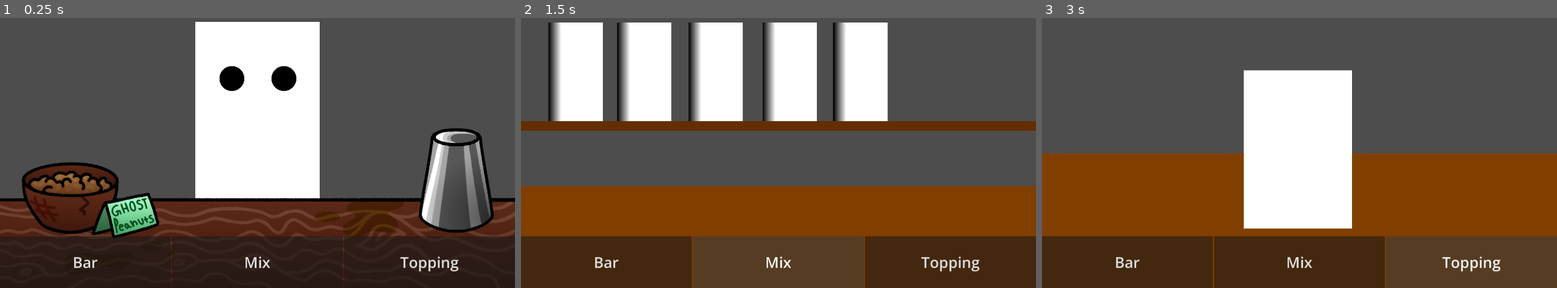
Above: before the commit, frames 1-3 (left to right).
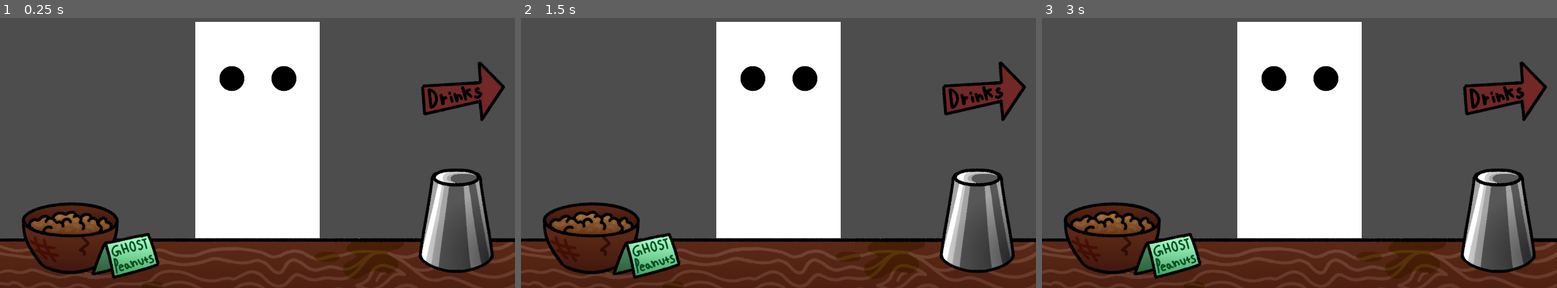
Above: after the commit, the same moments.

Repository: ChoppingChungy/spirit-game
Game: Godot game, scene res://src/scenes/main_game.tscn
The game is run twice, just before and just after one commit, with the same random seed, the same clock (stepped at 60 frames per second) and the same inputs.
Inputs (mouse positions are in pixels of both pictures, inside the frame that each line leads up to):
- Up to frame 1 (0.25 s): no input
- Up to frame 2 (1.5 s): click (608, 261) at 0.5 s, where only the run before the commit has a clickable "Bar"; click (778, 261) at 1.25 s, where only the run before the commit has a clickable "Mix"
- Up to frame 3 (3 s): click (1098, 72) at 2.02 s; click (1469, 261) at 2.75 s, where only the run before the commit has a clickable "Topping"

The runs differ from the first frame. In frame 1, 37% of the frame differs, in the area x 0-100%, y 16-100%; in frame 2, 55%, in the area x 0-100%, y 1-100%; in frame 3, 42%.

Commit message:
Updated scene switcher

Diff:
--- a/src/scenes/bar.tscn
+++ b/src/scenes/bar.tscn
@@ -28,6 +28,7 @@
 [node name="Bar" type="Sprite2D" parent="." unique_id=1441951464]
 texture = ExtResource("1_d4wn3")
 centered = false
+offset = Vector2(0, 150)
 
 [node name="Eye" type="Sprite2D" parent="." unique_id=1595170375]
 position = Vector2(863, 298)
--- a/src/scenes/scene_switcher.tscn
+++ b/src/scenes/scene_switcher.tscn
@@ -1,6 +1,8 @@
 [gd_scene format=3 uid="uid://dakkx0t35t33l"]
 
 [ext_resource type="Script" uid="uid://dgev40cnr3qjs" path="res://src/scripts/scene_switcher.gd" id="1_jd2g2"]
+[ext_resource type="Texture2D" uid="uid://bhltcois26yc6" path="res://src/resources/images/Drinks_1.png" id="2_1dsul"]
+[ext_resource type="Texture2D" uid="uid://b0c8blklwbx54" path="res://src/resources/images/Drinks_2.png" id="3_kampj"]
 
 [node name="SceneSwitcher" type="Control" unique_id=1862007015]
 layout_mode = 3
@@ -11,34 +13,19 @@
 grow_vertical = 2
 script = ExtResource("1_jd2g2")
 
-[node name="HBoxContainer" type="HBoxContainer" parent="." unique_id=1618756261]
+[node name="Switcher" type="TextureButton" parent="." unique_id=255278187]
 layout_mode = 1
-anchors_preset = 12
-anchor_top = 1.0
+anchors_preset = 6
+anchor_left = 1.0
+anchor_top = 0.5
 anchor_right = 1.0
-anchor_bottom = 1.0
-offset_top = -193.0
-grow_horizontal = 2
-grow_vertical = 0
+anchor_bottom = 0.5
+offset_left = -400.0
+offset_top = -340.0
+offset_bottom = -40.0
+grow_horizontal = 0
+grow_vertical = 2
+texture_normal = ExtResource("2_1dsul")
+texture_hover = ExtResource("3_kampj")
 
-[node name="Bar" type="Button" parent="HBoxContainer" unique_id=1760109762]
-layout_mode = 2
-size_flags_horizontal = 3
-theme_override_font_sizes/font_size = 56
-text = "Bar"
-
-[node name="Mix" type="Button" parent="HBoxContainer" unique_id=173889926]
-layout_mode = 2
-size_flags_horizontal = 3
-theme_override_font_sizes/font_size = 56
-text = "Mix"
-
-[node name="Topping" type="Button" parent="HBoxContainer" unique_id=632495832]
-layout_mode = 2
-size_flags_horizontal = 3
-theme_override_font_sizes/font_size = 56
-text = "Topping"
-
-[connection signal="pressed" from="HBoxContainer/Bar" to="." method="_on_bar_pressed"]
-[connection signal="pressed" from="HBoxContainer/Mix" to="." method="_on_mix_pressed"]
-[connection signal="pressed" from="HBoxContainer/Topping" to="." method="_on_topping_pressed"]
+[connection signal="pressed" from="Switcher" to="." method="_on_switcher_pressed"]
--- a/src/scripts/main_game.gd
+++ b/src/scripts/main_game.gd
@@ -1,33 +1,57 @@
 extends Node
 
-@onready var world: Node2D = %World
 const BAR = preload("uid://bvkn4awiardov")
 const MIX = preload("uid://rswunmjp4n4w")
 const TOPPING = preload("uid://co61gy3pe3qm8")
 
+@onready var scene_switcher: SceneSwitcher = $GUI/SceneSwitcher
+@onready var world: Node2D = %World
+
 var current_scene: Node2D
+var current_scene_name: String
+
+enum Topping {
+	CHERRY,
+	BLOOD_ORANGE,
+}
+
+var current_drink: Dictionary = {
+	"base": [
+		"first",
+		"second",
+		"third",
+	],
+	"topping": "cherry",
+}
 
 func _ready() -> void:
-	switch_scene("bar")
+	current_scene = BAR.instantiate()
+	current_scene_name = "bar"
+	world.add_child(current_scene)
+	scene_switcher.set_pointing_to("drinks")
 
 
-func switch_scene(scene_name: String):
+func switch_scene():
 	var new_scene: Node2D
+	var new_scene_name: String
 
 	if current_scene:
 		current_scene.queue_free()
 
-	match scene_name:
+	match current_scene_name:
 		"bar":
+			new_scene = MIX.instantiate()
+			new_scene_name = "drinks"
+			scene_switcher.set_pointing_to("bar")
+		"drinks":
 			new_scene = BAR.instantiate()
-		"mix":
-			new_scene = MIX.instantiate()
-		"topping":
-			new_scene = TOPPING.instantiate()
+			new_scene_name = "bar"
+			scene_switcher.set_pointing_to("drinks")
 
 	world.add_child(new_scene)
 	current_scene = new_scene
+	current_scene_name = new_scene_name
 
 
-func _on_scene_switcher_scene_switched(scene_name: String) -> void:
-	switch_scene(scene_name)
+func _on_scene_switcher_scene_switched() -> void:
+	switch_scene()
--- a/src/scripts/scene_switcher.gd
+++ b/src/scripts/scene_switcher.gd
@@ -1,14 +1,35 @@
+class_name SceneSwitcher
 extends Control
 
-signal scene_switched(scene_name: String)
+signal scene_switched()
 
-func _on_bar_pressed() -> void:
-	scene_switched.emit("bar")
+const DRINKS_1 = preload("uid://bhltcois26yc6")
+const DRINKS_2 = preload("uid://b0c8blklwbx54")
+const BAR_1 = preload("uid://jy6cqvhma6mi")
+const BAR_2 = preload("uid://cnjm2ttu8aor7")
 
 
-func _on_mix_pressed() -> void:
-	scene_switched.emit("mix")
+@onready var switcher: TextureButton = $Switcher
+
+func _ready() -> void:
+	switcher.position.x += 400
 
 
-func _on_topping_pressed() -> void:
-	scene_switched.emit("topping")
+func _on_switcher_pressed() -> void:
+	scene_switched.emit()
+
+
+## Sets where the arrow is currently pointing to.
+## Only two values should be available here, "bar" and "drinks".
+func set_pointing_to(pointing_to: String) -> void:
+	match pointing_to:
+		"bar":
+			switcher.texture_normal = BAR_1
+			switcher.texture_hover = BAR_2
+			switcher.set_anchors_preset(Control.PRESET_CENTER_LEFT, true)
+			switcher.position.x += 400
+		"drinks":
+			switcher.texture_normal = DRINKS_1
+			switcher.texture_hover = DRINKS_2
+			switcher.set_anchors_preset(Control.PRESET_CENTER_RIGHT, true)
+			switcher.position.x -= 400
Binary file added: src/resources/images/Bar_1.png
Not shown, added: src/resources/images/Bar_1.png.import
Binary file added: src/resources/images/Bar_2.png
Not shown, added: src/resources/images/Bar_2.png.import
Binary file added: src/resources/images/Bar_Top_Empty.png
Not shown, added: src/resources/images/Bar_Top_Empty.png.import
Binary file added: src/resources/images/Drinks_1.png
Not shown, added: src/resources/images/Drinks_1.png.import
Binary file added: src/resources/images/Drinks_2.png
Not shown, added: src/resources/images/Drinks_2.png.import
Not shown, added: src/scenes/scene_switcher.tscn1838895929.tmp
